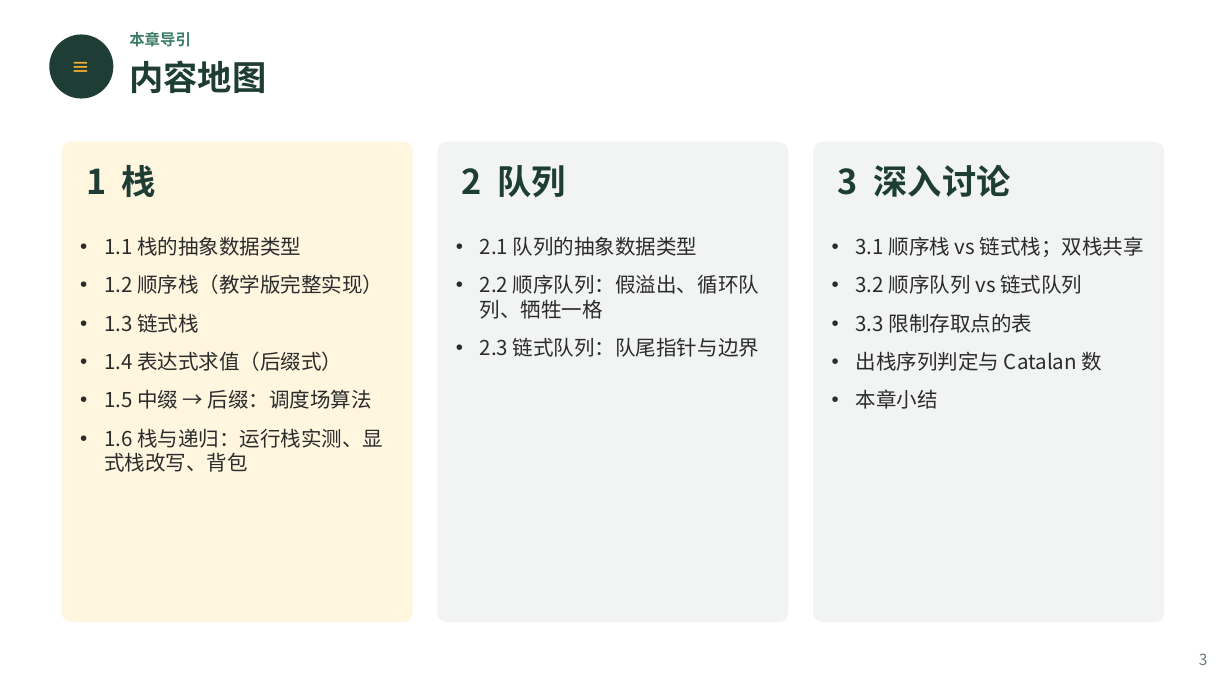
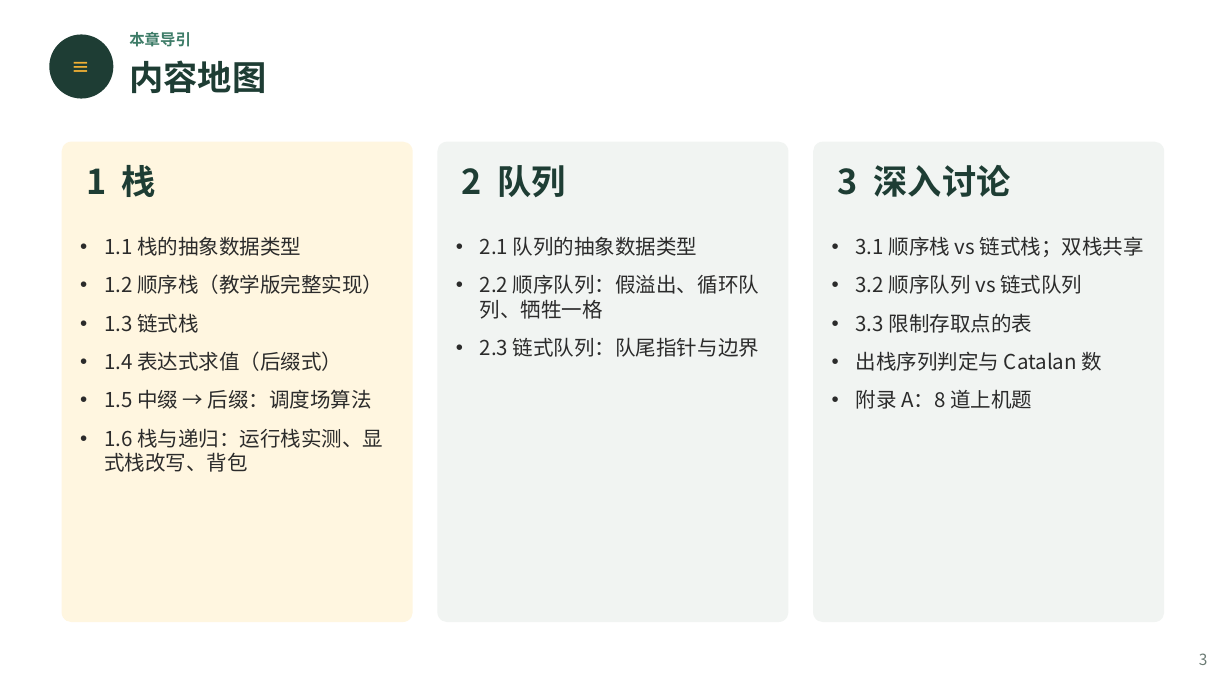
Before and after one commit to GMyhf/2026fall-cs201, a slide deck: slide 3 of courseware/202609_DSA_03_Stack_Queue.pptx. Drawn at 1232x693 pixels with LibreOffice and Linux fonts; fonts in the diff are those of the drawing. Boxes give left, top, right and bottom in pixels: in the first picture for what was removed or moved away, otherwise in the second. Text is boxed around its words. In the diff, an @@ line names an element or a change of style, - is before the commit and + after.

```diff
--- a/courseware/202609_DSA_03_Stack_Queue.pptx
+++ b/courseware/202609_DSA_03_Stack_Queue.pptx
@@ text at [856,389,1032,409]: text changed @@
-• 本章小结
+• 附录 A：8 道上机题
```
Also in this commit, not shown: 1 other slide changed, 6 slides added, 2 other files.
